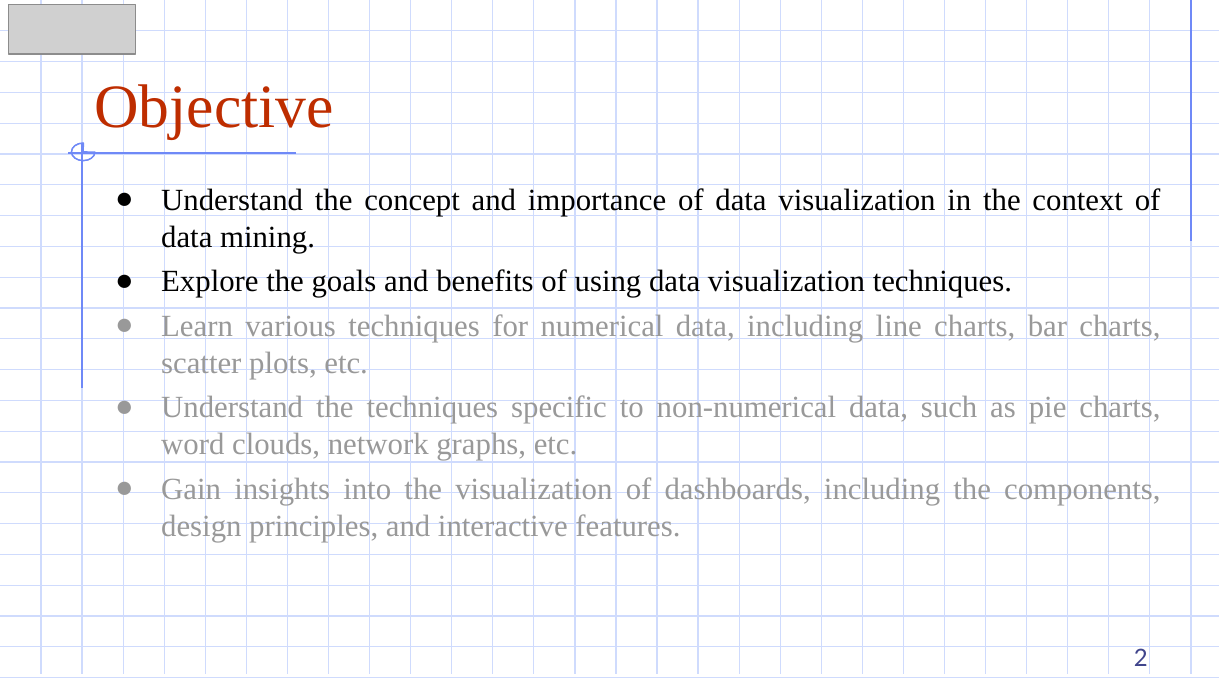
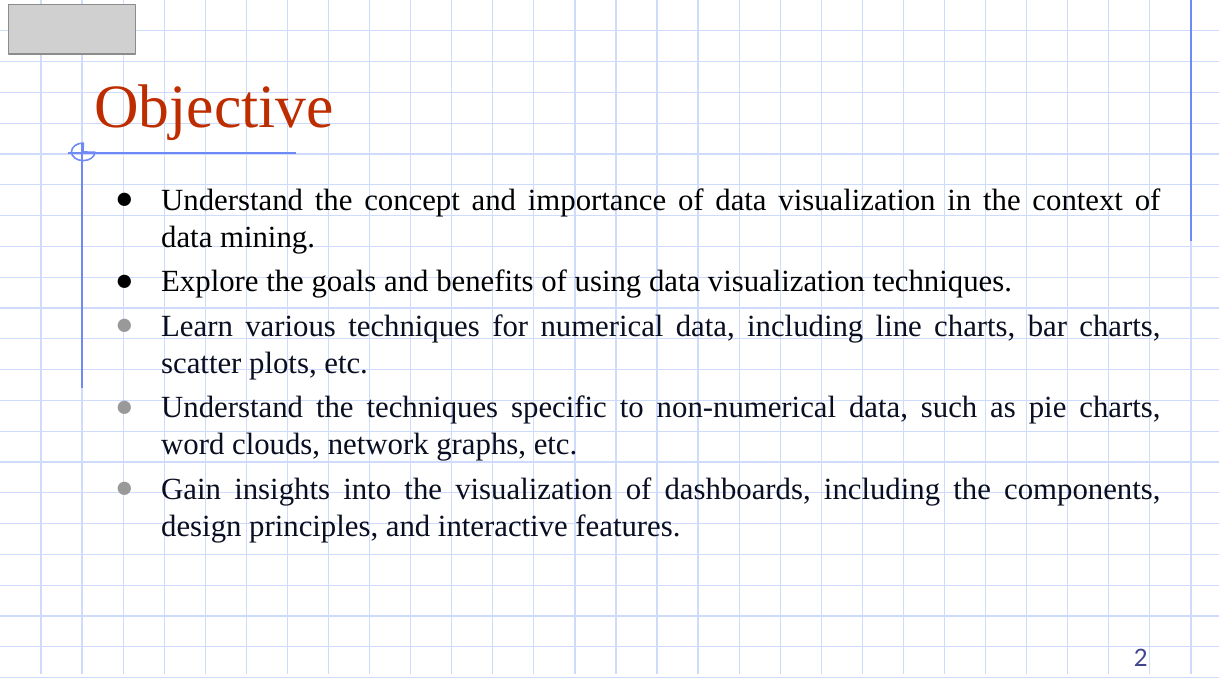
Before and after one commit to DazielNguyen/DBM302m, a slide deck: slide 2 of slides/2.1 Introduction to Data Visualization.pptx. Drawn at 1232x693 pixels with LibreOffice and Linux fonts; fonts in the diff are those of the drawing; grey boxes stand for pictures. Boxes give left, top, right and bottom in pixels: in the first picture for what was removed or moved away, otherwise in the second. Text is boxed around its words. In the diff, an @@ line names an element or a change of style, - is before the commit and + after.

```diff
--- a/slides/2.1 Introduction to Data Visualization.pptx
+++ b/slides/2.1 Introduction to Data Visualization.pptx
@@ text at bbox=[161, 312, 1160, 542]: text colour #999999 to #090E21 in "Learn various techniques for numerical data, including ...", "Understand the techniques specific to non-numerical data, ...", "Gain insights into the visualization of dashboards, ..." @@
```
Also in this commit, not shown: 1 other slide changed, 9 other files.
